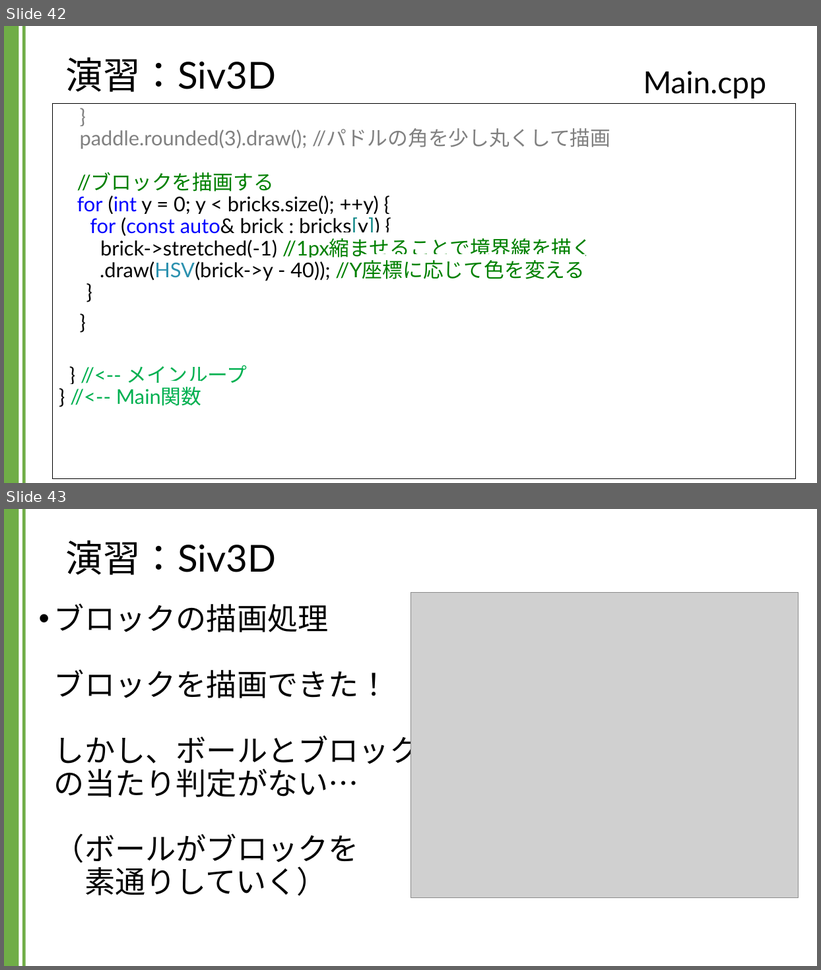
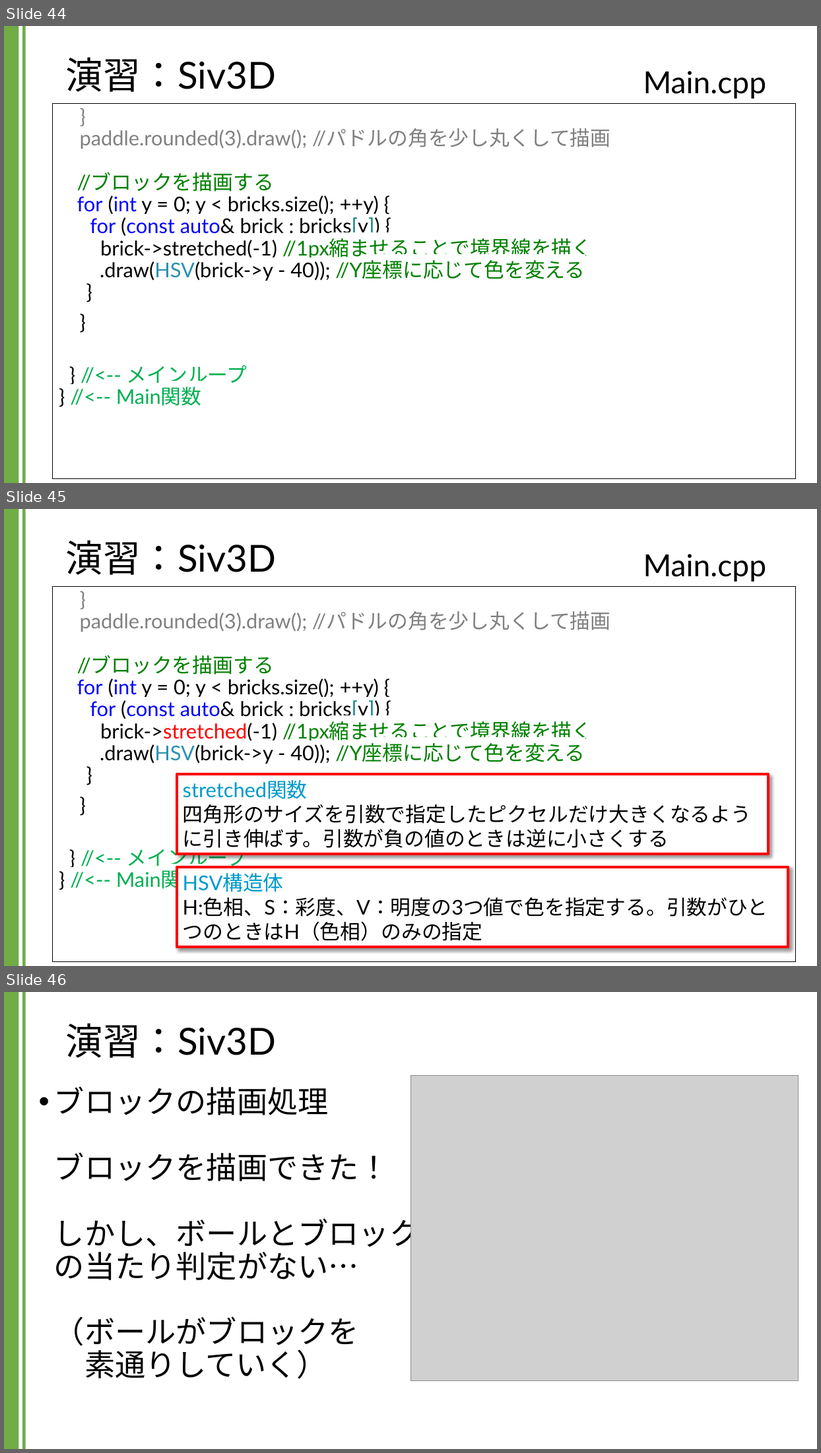
Before and after one commit to kic-murata/cpp2024, a slide deck: 授業資料/演習課題：Siv3D.pptx. Shown one above the other, each under a label of ours: slides 42 and 43 before the commit, slides 44, 45 and 46 after it. The pictures are 821x970 and 821x1453 pixels, drawn with LibreOffice and Linux fonts; fonts in the diff are those of the drawing; grey boxes stand for pictures; background and template pictures are left out. Boxes give left, top, right and bottom in pixels: in the first picture for what was removed or moved away, otherwise in the second. Text is boxed around its words. In the diff, an @@ line names an element or a change of style, - is before the commit and + after.

```diff
--- a/授業資料/演習課題：Siv3D.pptx
+++ b/授業資料/演習課題：Siv3D.pptx
@@ slide 45 added at [4, 509, 817, 966], background #FFFFFF; not listed: 2 template elements that a slide beside it also shows @@
@@ title added at [66, 540, 276, 575], 44 pt, text #000000 @@
+演習：Siv3D
@@ text added at [644, 554, 767, 582], 36 pt, text #000000 @@
+Main.cpp
@@ rectangle added at [53, 586, 796, 962], fill #FFFFFF, outline #000000 0.75 pt, 24 pt, text #000000 @@
+}
+paddle.rounded(3).draw(); //パドルの角を少し丸くして描画
+//ブロックを描画する
+for (int y = 0; y < bricks.size(); ++y) {
+for (const auto& brick : bricks[y]) {
+brick->stretched(-1) //1px縮ませることで境界線を描く
+.draw(HSV(brick->y - 40)); //Y座標に応じて色を変える
+}
+}
+} //<-- メインループ
+} //<-- Main関数
@@ rectangle added at [177, 774, 768, 854], fill #FFFFFF, outline #FF0000 3 pt, 24 pt, text #000000 @@
+stretched関数
+四角形のサイズを引数で指定したピクセルだけ大きくなるように引き伸ばす。引数が負の値のときは逆に小さくする
@@ rectangle added at [177, 867, 789, 948], fill #FFFFFF, outline #FF0000 3 pt, 24 pt, text #000000 @@
+HSV構造体
+H:色相、S：彩度、V：明度の3つ値で色を指定する。引数がひとつのときはH（色相）のみの指定
@@ what was slide 42 is now slide 44 @@
@@ what was slide 43 is now slide 46 @@
```
Also in this commit, not shown: 4 slides changed, 2 other slides added.
